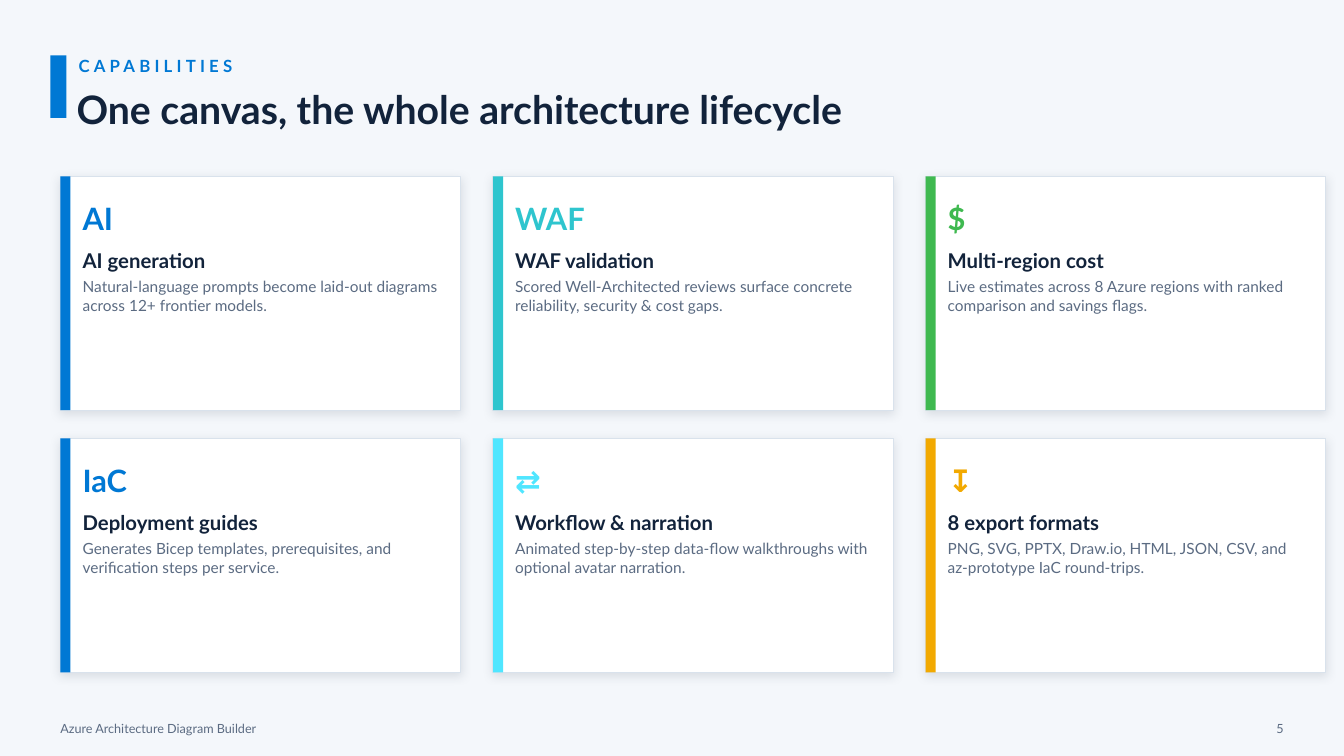
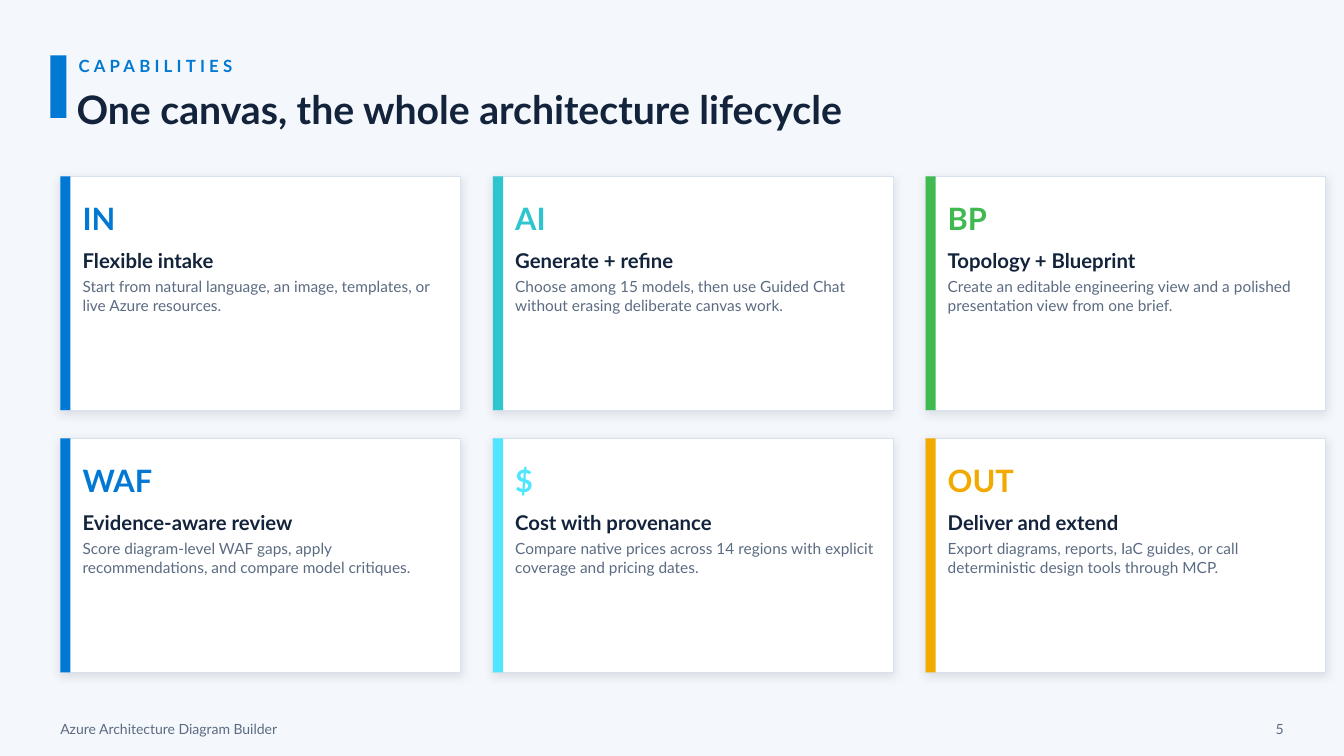
Before and after one commit to Arturo-Quiroga-MSFT/azure-architecture-diagram-builder, a slide deck: slide 5 of decks/azure-diagram-builder-overview.pptx. Drawn at 1344x756 pixels with LibreOffice and Linux fonts; fonts in the diff are those of the drawing. Boxes give left, top, right and bottom in pixels: in the first picture for what was removed or moved away, otherwise in the second. Text is boxed around its words. In the diff, an @@ line names an element or a change of style, - is before the commit and + after.

```diff
--- a/decks/azure-diagram-builder-overview.pptx
+++ b/decks/azure-diagram-builder-overview.pptx
@@ text at box(83, 207, 116, 230): text changed @@
-AI
+IN
@@ text at box(515, 207, 545, 230): text changed @@
-WAF
+AI
@@ text at box(948, 207, 987, 230): text changed @@
-$
+BP
@@ text at box(83, 253, 214, 268): text changed @@
-AI generation
+Flexible intake
@@ text at box(515, 253, 674, 268): text changed @@
-WAF validation
+Generate + refine
@@ text at box(948, 253, 1136, 272): text changed @@
-Multi-region cost
+Topology + Blueprint
@@ text at box(83, 280, 430, 311): text changed @@
-Natural-language prompts become laid-out diagrams across 12+ frontier models.
+Start from natural language, an image, templates, or live Azure resources.
@@ text at box(515, 280, 845, 314): text changed @@
-Scored Well-Architected reviews surface concrete reliability, security & cost gaps.
+Choose among 15 models, then use Guided Chat without erasing deliberate canvas work.
@@ text at box(948, 280, 1291, 314): text changed @@
-Live estimates across 8 Azure regions with ranked comparison and savings flags.
+Create an editable engineering view and a polished presentation view from one brief.
@@ text at box(83, 469, 153, 492): text changed @@
-IaC
+WAF
@@ text at box(515, 455, 606, 505): text changed @@
-⇄
+$
@@ text at box(948, 469, 1014, 493): text changed @@
-↧
+OUT
@@ text at box(83, 515, 293, 530): text changed @@
-Deployment guides
+Evidence-aware review
@@ text at box(515, 515, 711, 534): text changed @@
-Workflow & narration
+Cost with provenance
@@ text at box(948, 515, 1119, 530): text changed @@
-8 export formats
+Deliver and extend
@@ text at box(83, 542, 411, 576): text changed @@
-Generates Bicep templates, prerequisites, and verification steps per service.
+Score diagram-level WAF gaps, apply recommendations, and compare model critiques.
@@ text at box(515, 542, 873, 576): text changed @@
-Animated step-by-step data-flow walkthroughs with optional avatar narration.
+Compare native prices across 14 regions with explicit coverage and pricing dates.
@@ text at box(948, 542, 1238, 576): text changed @@
-PNG, SVG, PPTX, Draw.io, HTML, JSON, CSV, and az-prototype IaC round-trips.
+Export diagrams, reports, IaC guides, or call deterministic design tools through MCP.
@@ text "Azure Architecture Diagram Builder" at box(60, 723, 278, 737): size 9 to 10 pt @@
```
Also in this commit, not shown: 6 other slides changed, 2 slides added, 2 slides removed, 3 other files.
